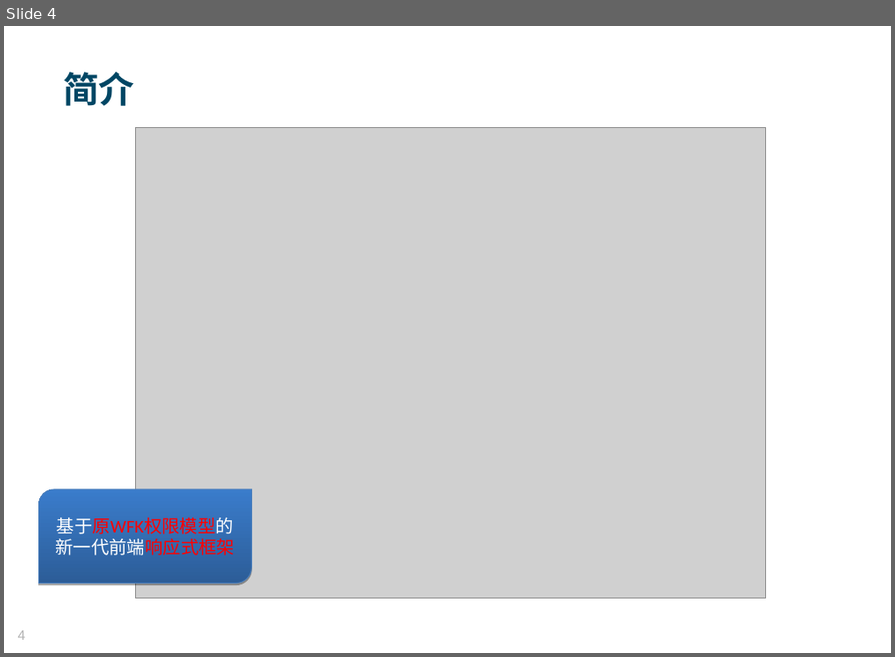
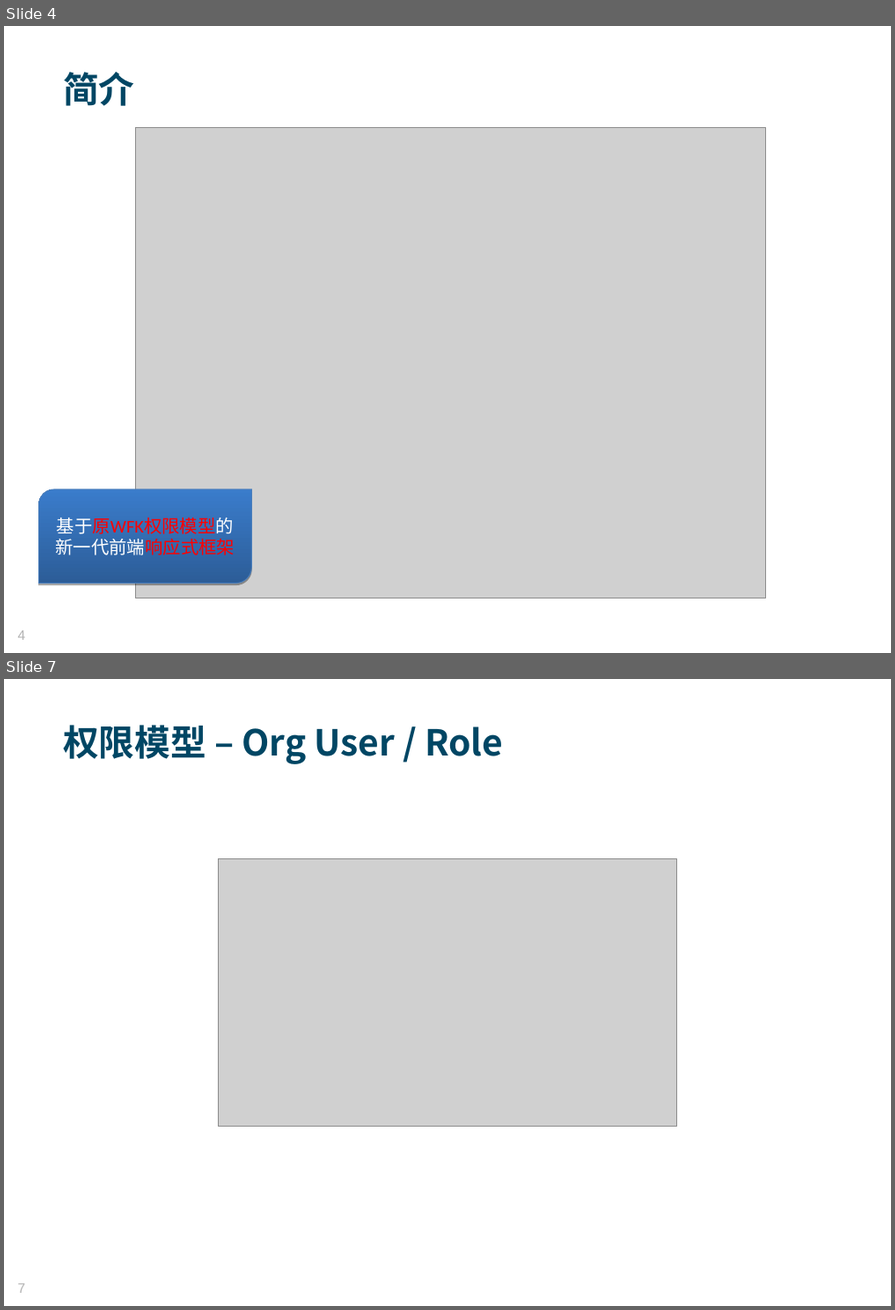
Before and after one commit to MosesZhu/Cube, a slide deck: Document/New Webframework Introduction.ppt. Shown one above the other, each under a label of ours: slide 4 before the commit, slides 4 and 7 after it; the slides between them are not shown. The pictures are 895x657 and 895x1310 pixels, drawn with LibreOffice and Linux fonts; fonts in the diff are those of the drawing; grey boxes stand for pictures; background and template pictures are left out. Boxes give left, top, right and bottom in pixels: in the first picture for what was removed or moved away, otherwise in the second. Text is boxed around its words. In the diff, an @@ line names an element or a change of style, - is before the commit and + after.

```diff
--- a/Document/New Webframework Introduction.ppt
+++ b/Document/New Webframework Introduction.ppt
@@ slide 7 added at (x1=4, y1=679, x2=891, y2=1306), background picture (left out) @@
@@ text added at (x1=63, y1=725, x2=503, y2=764), 34 pt, text #004664, bold @@
+权限模型 – Org User / Role
@@ picture added at (x1=219, y1=859, x2=677, y2=1127) @@
@@ page number added at (x1=18, y1=1284, x2=26, y2=1293), 13 pt, text #B2B2B2 @@
+7
```
Also in this commit, not shown: 2 slides changed, 8 other slides added, 15 other files.
